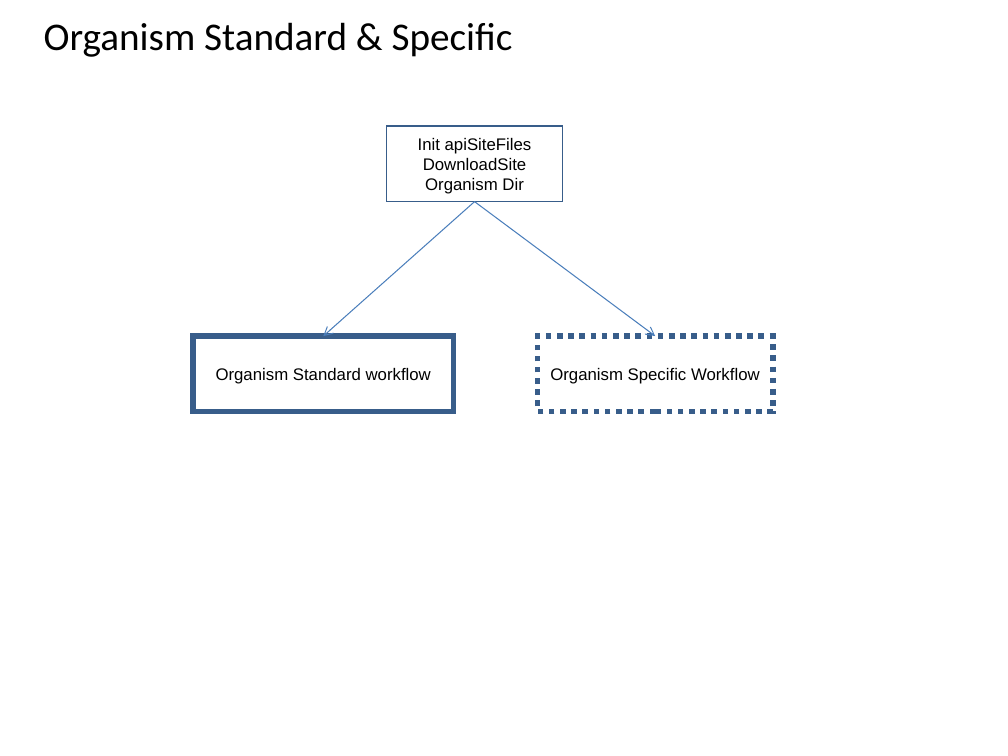
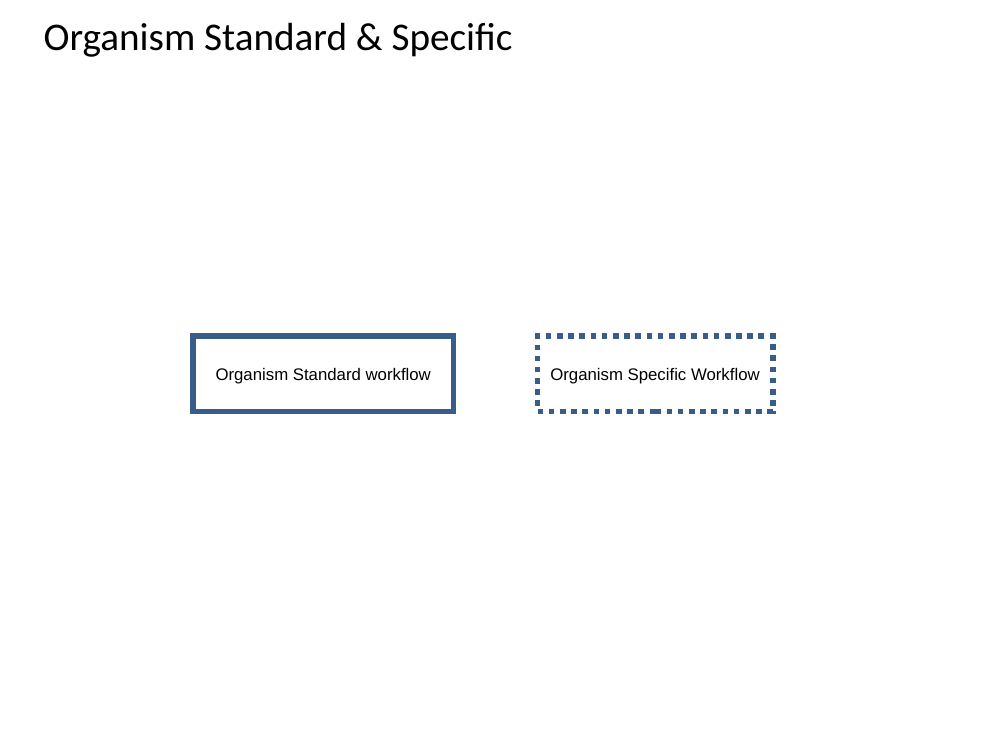
Before and after one commit to VEuPathDB/ApiCommonWorkflow, a slide deck: slide 6 of Main/doc/IntegratedWorkflow.ppt. Drawn at 1008x756 pixels with LibreOffice and Linux fonts; fonts in the diff are those of the drawing. Boxes give left, top, right and bottom in pixels: in the first picture for what was removed or moved away, otherwise in the second. Text is boxed around its words. In the diff, an @@ line names an element or a change of style, - is before the commit and + after.

```diff
--- a/Main/doc/IntegratedWorkflow.ppt
+++ b/Main/doc/IntegratedWorkflow.ppt
@@ rectangle removed at (x1=386, y1=126, x2=562, y2=202) @@
-Init apiSiteFiles DownloadSite Organism Dir
@@ arrow removed from (475, 202) to (324, 336) @@
@@ arrow removed from (475, 202) to (655, 336) @@
```
Also in this commit, not shown: 8 other slides changed, 1 slide added, 2 slides removed.
